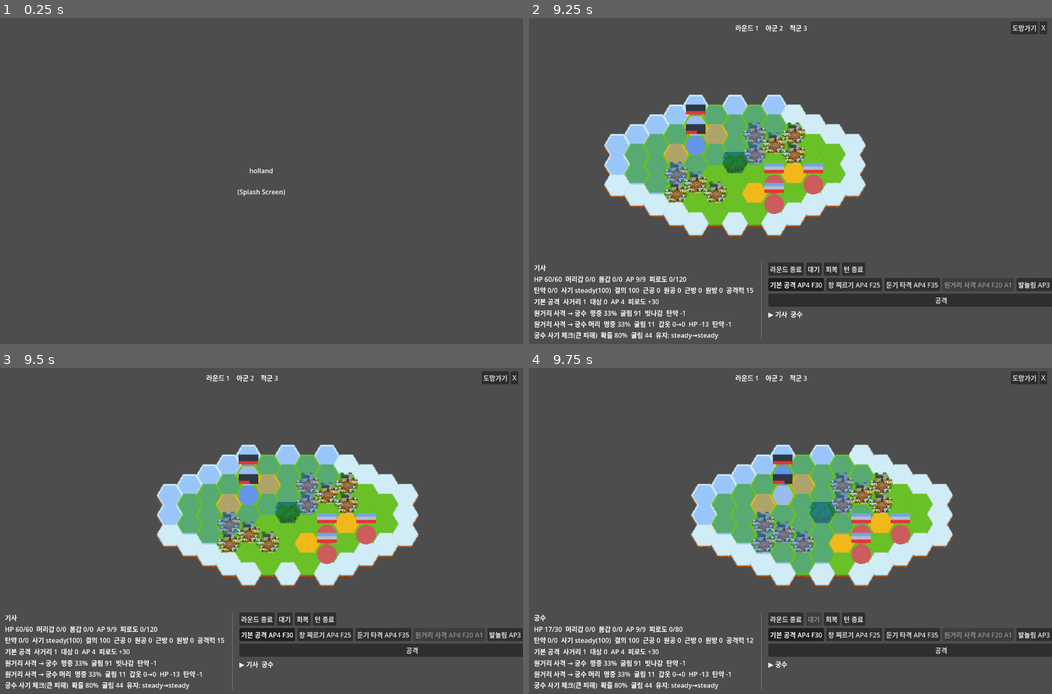
Above: before the commit, frames 1-4 (two rows, left to right).
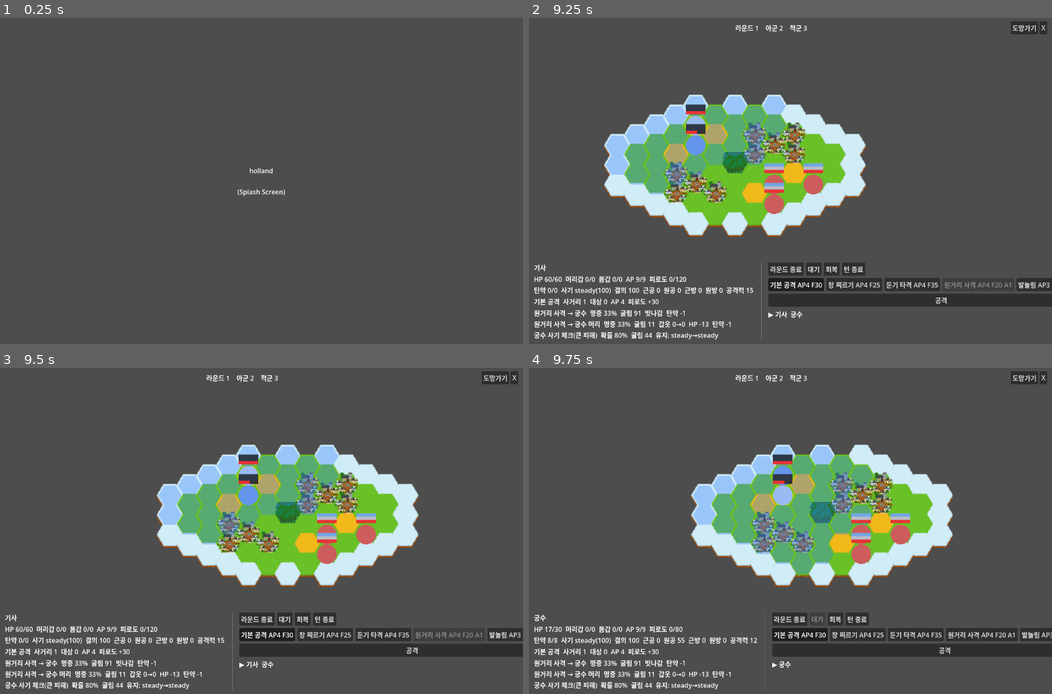
Above: after the commit, the same moments.

Repository: KwangSon/holland
Game: Godot game, scene res://src/main.tscn
Same seed, same stepped clock (60 frames per second), same inputs: the game is played once before the commit and once after it.
Inputs (mouse positions are in pixels of both pictures, inside the frame that each line leads up to):
- Up to frame 1 (0.25 s): no input
- Up to frame 2 (9.25 s): tap Enter (ui_accept) at 0.5, 0.77, 1.25, 7.25, 9.02 s; move the mouse to (905, 164) at 0.52 s; hold Right (ui_right) 0.53-1.25 s; hold Shift 0.53-1.25 s; click (905, 164) at 0.67 s; drag from (685, 197) to (764, 246) at 1.27 s; click "새 캠페인" at 2 s; click "⏸" at 2.75 s; click "▶" at 3.5 s; click "용병단" at 4.25 s; click "X" at 5 s; click "닫기" at 5.75 s; click "X" at 6.5 s; move the mouse to (727, 190) at 7.27 s; hold Right (ui_right) 7.28-8 s; tap Ctrl at 7.35 s; click (727, 190) at 7.42 s; drag from (764, 246) to (633, 132) at 8.02 s; move the mouse to (947, 229) at 8.77 s; hold Left (ui_left) from 8.78 s (still down); tap Alt at 8.85 s
- Up to frame 3 (9.5 s): keep holding Left (ui_left)
- Up to frame 4 (9.75 s): release Left (ui_left) at 9.5 s; drag from (633, 482) to (712, 449) at 9.52 s

Frames 1-3 are identical in both runs. In frame 4, 1.4% of the frame differs, in the area x 3-100%, y 74-99%.

Commit message:
Align manual combat entry with encounters

Diff:
--- a/src/screen/explore_screen.gd
+++ b/src/screen/explore_screen.gd
@@ -228,6 +228,7 @@
 				"max_hp": 60,
 				"max_fatigue": 120,
 				"damage": 15,
+				"skill_ids": [CombatSkillRegistry.BASIC_ATTACK_ID, CombatSkillRegistry.SHIELDWALL_ID],
 			},
 			{
 				"id": "p2",
@@ -311,6 +312,10 @@
 				"max_hp": 30,
 				"max_fatigue": 80,
 				"damage": 12,
+				"ammo": 8,
+				"max_ammo": 8,
+				"ranged_skill": 55,
+				"skill_ids": [CombatSkillRegistry.RANGED_SHOT_ID, CombatSkillRegistry.BASIC_ATTACK_ID],
 			},
 		]
 
--- a/test/manual/test_combat.gd
+++ b/test/manual/test_combat.gd
@@ -1,4 +1,6 @@
 extends Node2D
+
+const EncounterRegistryScript := preload("res://src/data/encounter_registry.gd")
 
 
 func _ready() -> void:
@@ -15,6 +17,7 @@
 				"max_hp": 30,
 				"max_fatigue": 90,
 				"damage": 10,
+				"skill_ids": [CombatSkillRegistry.BASIC_ATTACK_ID, CombatSkillRegistry.SHIELDWALL_ID],
 				# 장비: Mace + Kettle Hat + Gambeson
 				"weapon": Item.mace(),
 				"head_armor_item": Item.kettle_hat(),
@@ -30,6 +33,7 @@
 				"max_hp": 35,
 				"max_fatigue": 100,
 				"damage": 12,
+				"skill_ids": [CombatSkillRegistry.BASIC_ATTACK_ID, CombatSkillRegistry.MACE_STRIKE_ID],
 				# 장비: Longsword + Nasal Helm + Chainmail Hauberk
 				"weapon": Item.longsword(),
 				"head_armor_item": Item.nasal_helm(),
@@ -45,43 +49,15 @@
 				"max_hp": 25,
 				"max_fatigue": 80,
 				"damage": 11,
-				"is_ai": true,
+				"skill_ids": [CombatSkillRegistry.RANGED_SHOT_ID, CombatSkillRegistry.BASIC_ATTACK_ID],
 				# 장비: Crossbow + Sallet + Ranger's Boots
 				"weapon": Item.crossbow(),
 				"head_armor_item": Item.sallet(),
 				"accessory": Item.rangers_boots(),
 			},
 		],
-		"encounter":
-		{
-			"enemies":
-			[
-				{
-					"id": "e1",
-					"display_name": "고블린 습격자",
-					"team": "enemy",
-					"unit_type": CombatUnit.UnitType.GOBLIN_AMBUSHER,
-					"sprite_texture": preload("res://asset/sprite/Token-orc-berserk.png"),
-					"position": Vector2i(7, 3),
-					"max_hp": 25,
-					"max_fatigue": 80,
-					"damage": 10,
-					"is_ai": true,
-				},
-				{
-					"id": "e2",
-					"display_name": "네크로맨서",
-					"team": "enemy",
-					"unit_type": CombatUnit.UnitType.NECROMANCER,
-					"sprite_texture": preload("res://asset/sprite/Token-orc-warrior-champion.png"),
-					"position": Vector2i(6, 4),
-					"max_hp": 30,
-					"max_fatigue": 100,
-					"damage": 12,
-					"is_ai": true,
-				},
-			],
-			"seed": 42,
-		},
+		"encounter": EncounterRegistryScript.get_encounter(
+			EncounterRegistryScript.BANDIT_SKIRMISH_ID
+		).to_rna(),
 	}
 	ScreenManager.change_screen(ScreenManager.Screen.COMBAT)
